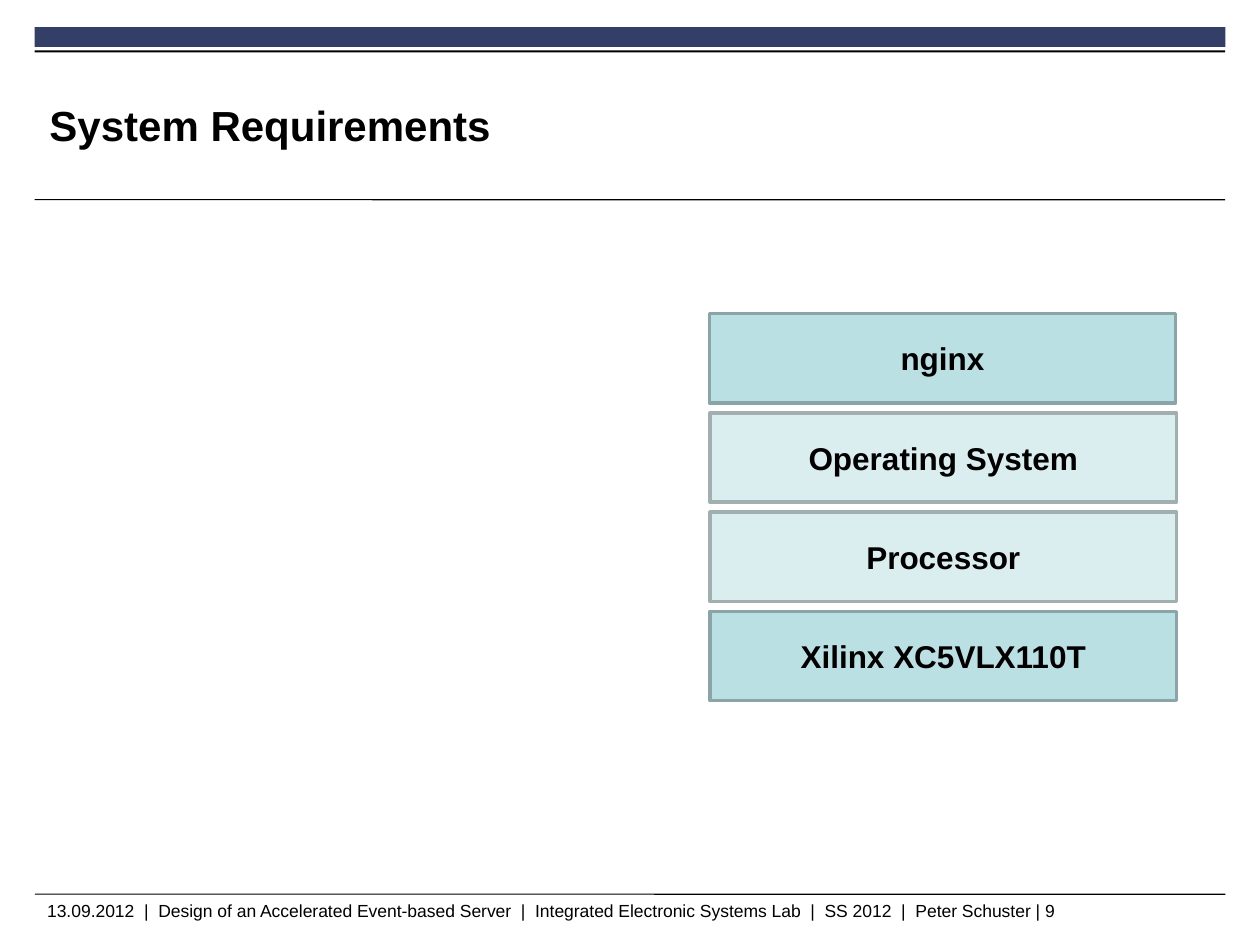
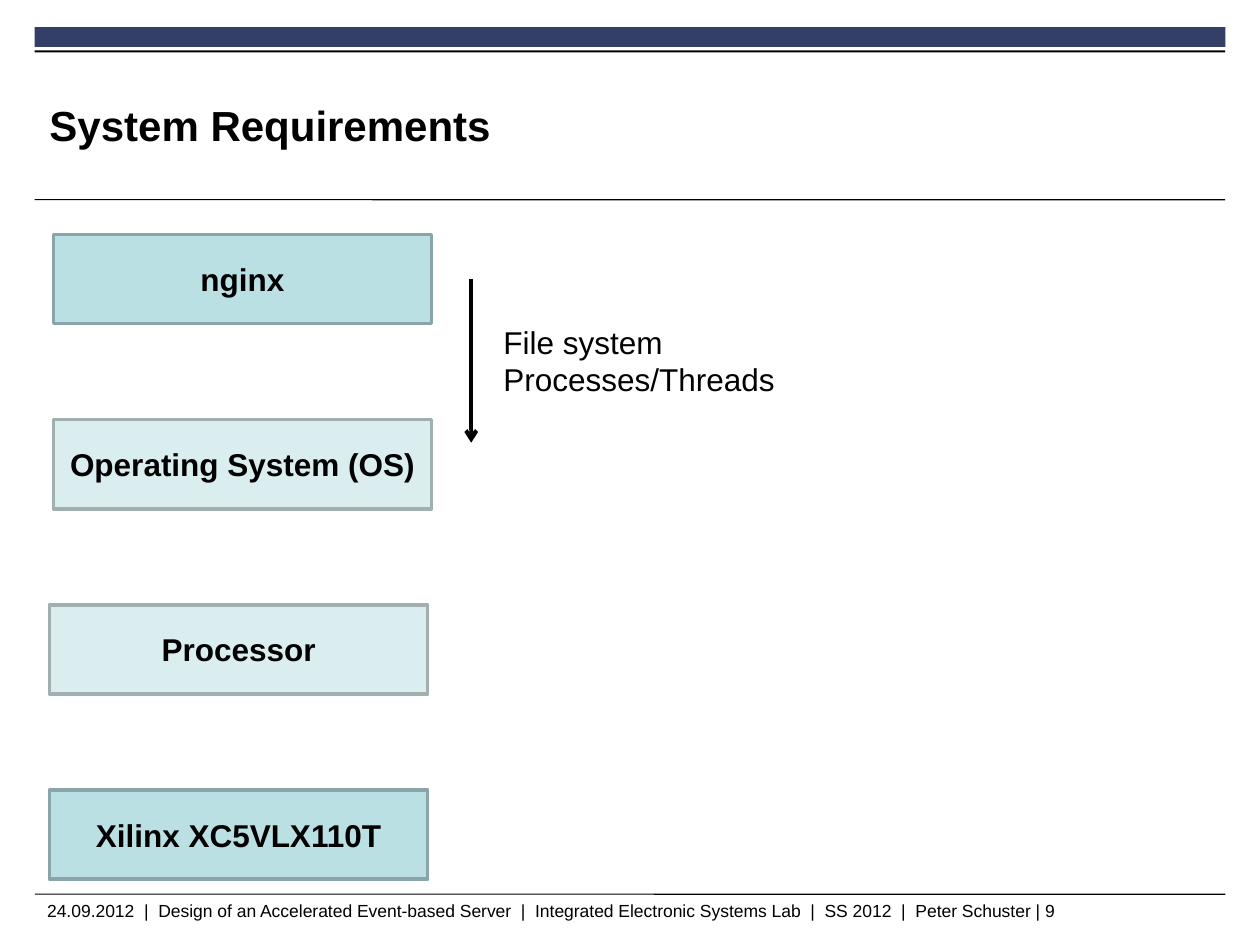
Before and after one commit to peschuster/ies-http-project, a slide deck: slide 9 of IesHttpProject.pptx. Drawn at 1260x945 pixels with LibreOffice and Linux fonts; fonts in the diff are those of the drawing; background and template pictures are left out. Boxes give left, top, right and bottom in pixels: in the first picture for what was removed or moved away, otherwise in the second. Text is boxed around its words. In the diff, an @@ line names an element or a change of style, - is before the commit and + after.

```diff
--- a/IesHttpProject.pptx
+++ b/IesHttpProject.pptx
@@ rectangle "nginx": place and size @@
-rectangle "nginx" at [709,314,1176,403]
+rectangle "nginx" at [53,234,431,324]
@@ arrow added from (471, 278) to (471, 442), #000000 2.25 pt @@
@@ text added at [503,331,774,392], 18 pt, text #000000 @@
+File system
+Processes/Threads
@@ rectangle "Operating System (OS)": place and size @@
-rectangle "Operating System (OS)" at [711,413,1177,503]
+rectangle "Operating System (OS)" at [53,420,431,509]
@@ text in rectangle at [70,453,414,482]: text changed @@
-Operating System
+Operating System (OS)
@@ rectangle "Processor": place and size @@
-rectangle "Processor" at [711,512,1177,601]
+rectangle "Processor" at [49,605,427,694]
@@ rectangle "Xilinx XC5VLX110T": place and size @@
-rectangle "Xilinx XC5VLX110T" at [711,611,1177,701]
+rectangle "Xilinx XC5VLX110T" at [49,790,427,879]
@@ text at [47,904,1055,921]: text changed @@
-13.09.2012 | Design of an Accelerated Event-based Server | Integrated Electronic Systems Lab | SS 2012 | Peter Schuster | 9
+24.09.2012 | Design of an Accelerated Event-based Server | Integrated Electronic Systems Lab | SS 2012 | Peter Schuster | 9
```
Also in this commit, not shown: 10 other slides changed, 24 slides added, 4 slides removed.
